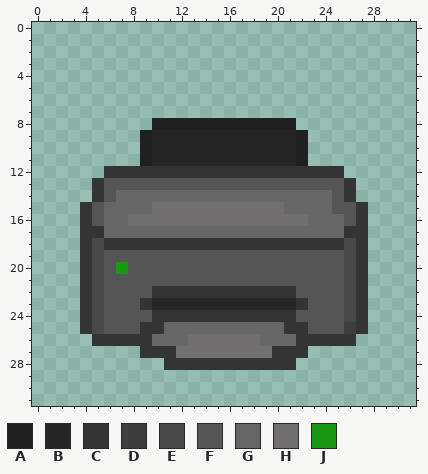
Two states of a pixel-art sprite, OfficeDungeonCrawler/OfficeDungeonCrawler/Assets/Sprites/Printer/PrinterFront.png. The first picture shows the starting point.
The file is 32x32 pixels. Colours within 5 levels of each other are drawn and written as one.
Palette (. is transparent): A #202020  B #262525  C #353434  D #3e3e3e  E #484848  F #555555  G #666666  H #716f6f  J #199712
Pixels before, first column x 4:
 8 ......AAAAAAAAAAAA......
 9 .....ABBBBBBBBBBBBA.....
10 .....ABBBBBBBBBBBBA.....
11 .....ABBBBBBBBBBBBA.....
12 ..CCCCCCCCCCCCCCCCCCCC..
13 .CFFFFFFFFFFFFFFFFFFFFC.
14 .CFGGGGGGGGGGGGGGGGGGFC.
15 CFGGGGHHHHHHHHHHHGGGGFFC
16 CFGGHHHHHHHHHHHHHHHGGGFC
17 CCGGGGGGGGGGGGGGGGGGGGCC
18 CECCCCCCCCCCCCCCCCCCCCEC
19 CEFFFFFFFFFFFFFFFFFFFFEC
20 CEFJFFFFFFFFFFFFFFFFFFEC
21 CEFFFFFFFFFFFFFFFFFFFFEC
22 CEFFFFCCCCCCCCCCCCFFFFEC
23 CEFFFCBBBBBBBBBBBBCFFFEC
24 CEFFFFCCCCCCCCCCCCFFFFEC
25 CEFFFCCGGGGGGGGGGCCFFFDC
26 .CCCCCGGGHHHHHHGGGCCCCC.
27 .....CCCHHHHHHHHCCC.....
28 .......CCCCCCCCCCC......
After:
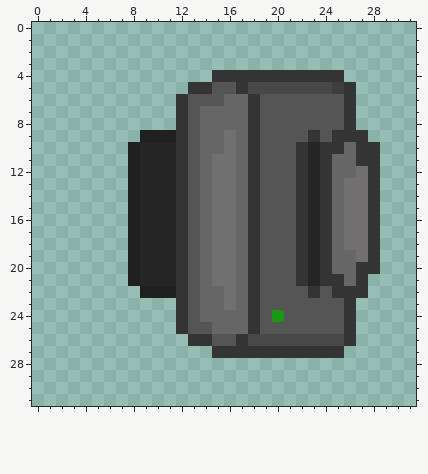
The commit says: the printers face the correct direction.
The exact change:
Changed rows in their new state; - is an unchanged pixel.
first column x 4:
 4 -----------CCCCCCCCCCC---
 5 ---------CCFFCEEEEEEEDC--
 6 --------CFFFGGCFFFFFFFC--
 7 --------CFGGGGCFFFFFFFC--
 8 ------..CFGGGGCFFFFFFFC--
 9 ------AACFGGHGCFFFFCFCCC-
10 ----AB--CFGGHGCFFFCBCCGCC
11 ----AB--CFGHHGCFFFCBCGGCC
12 --..ABBB-FGHHG-FFF-B-GGHC
13 -...ABBBC-GHHGC---CBCGHHC
14 -...ABBBCF-HH-CFFFCBCGHHC
15 ....ABBBCFG--GCFFFCBCGHHC
16 ....ABBBCFG--GCFFFCBC-HHC
17 ....ABBBCF-HH-CFFFCBC-HHC
18 ....ABBB-FGHHG-FFF-B-GHHC
19 ....ABBBC-GHHGC---CBCGGHC
20 ....ABBBC-GHHGC---CBCGG-C
21 ....ABBBC-GHHGC---CBCCG--
22 .....AAA-FGGHG-FFF-C-CC--
23 ........CFGGHGCFFFF---C.-
24 ........-FGGGG-FJF----C.-
25 ........CFF---CFFFF---C.-
26 -........CCFFCEEEEEEEE---
27 -----......CCCCC---CCC---
28 -------...........-------
